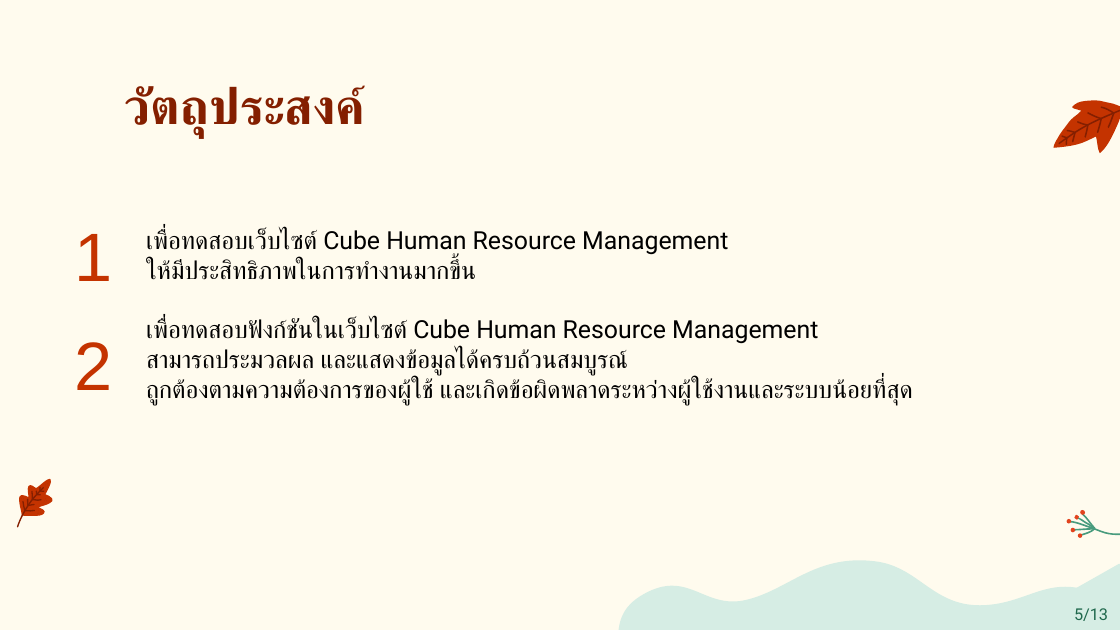
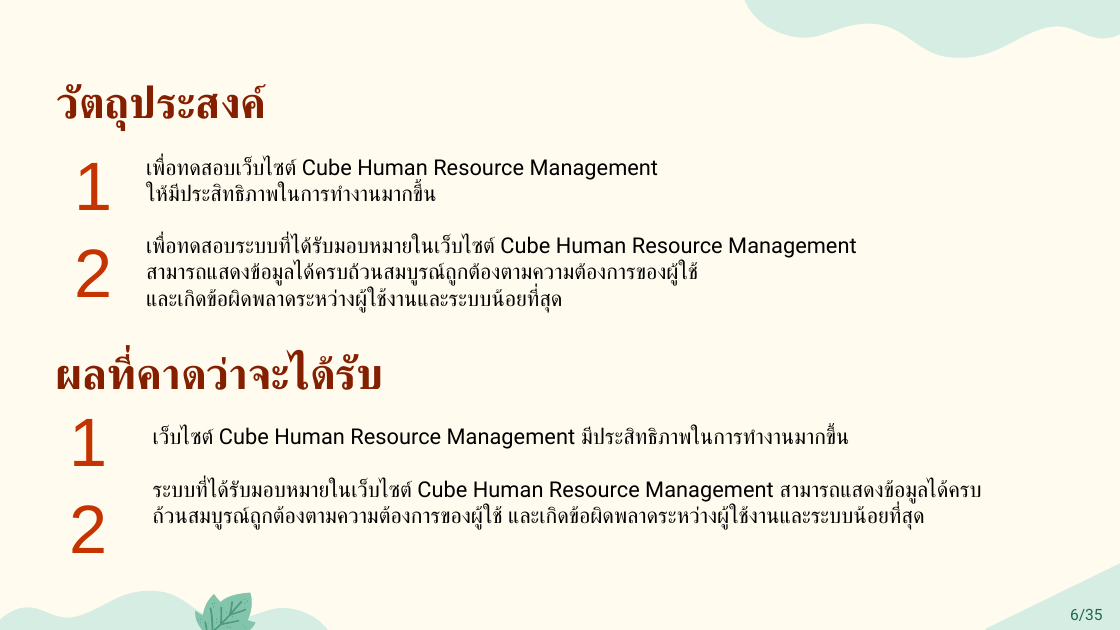
Before and after one commit to kh-nipaphorn/CubeSoftTech_WorkingSpace, a slide deck: slide 6 of Final Present/presentation_Nipaphorn_613020583-5 .pptx (slide 5 before the commit). Drawn at 1120x630 pixels with LibreOffice and Linux fonts; fonts in the diff are those of the drawing. Boxes give left, top, right and bottom in pixels: in the first picture for what was removed or moved away, otherwise in the second. Text is boxed around its words. In the diff, an @@ line names an element or a change of style, - is before the commit and + after.

```diff
--- a/Final Present/presentation_Nipaphorn_613020583-5 .pptx
+++ b/Final Present/presentation_Nipaphorn_613020583-5 .pptx
@@ freeform shape added at <box>743,0,1120,58</box>, fill #D6EDE4 @@
@@ title "วัตถุประสงค์": place and size @@
-title "วัตถุประสงค์" at <box>125,86,366,138</box>
+title "วัตถุประสงค์" at <box>56,85,267,131</box>
@@ title "วัตถุประสงค์" at <box>56,85,267,131</box>: size 32 to 28 pt @@
@@ text "1": place and size @@
-text "1" at <box>74,234,112,281</box>
+text "1" at <box>74,163,112,210</box>
@@ text "เพื่อทดสอบเว็บไซต์ Cube Human Resource Management": place and size @@
-text "เพื่อทดสอบเว็บไซต์ Cube Human Resource Management" at <box>146,230,913,405</box>
+text "เพื่อทดสอบเว็บไซต์ Cube Human Resource Management" at <box>146,158,857,312</box>
@@ group removed at <box>1053,101,1120,153</box>: 7 freeform shapes @@
@@ text at <box>146,158,659,202</box>: size 16 to 14 pt in "เพื่อทดสอบเว็บไซต์ Cube Human Resource Management", "ให้มีประสิทธิภาพในการทำงานมากขึ้น" @@
@@ text "2": place and size @@
-text "2" at <box>74,342,112,390</box>
+text "2" at <box>74,249,112,297</box>
@@ text at <box>146,236,857,312</box>: text changed; size 16 to 14 pt @@
-เพื่อทดสอบฟังก์ชันในเว็บไซต์ Cube Human Resource Management
-สามารถประมวลผล และแสดงข้อมูลได้ครบถ้วนสมบูรณ์
-ถูกต้องตามความต้องการของผู้ใช้ และเกิดข้อผิดพลาดระหว่างผู้ใช้งานและระบบน้อยที่สุด
+เพื่อทดสอบระบบที่ได้รับมอบหมายในเว็บไซต์ Cube Human Resource Management
+สามารถแสดงข้อมูลได้ครบถ้วนสมบูรณ์ถูกต้องตามความต้องการของผู้ใช้
+และเกิดข้อผิดพลาดระหว่างผู้ใช้งานและระบบน้อยที่สุด
@@ text added at <box>56,355,384,390</box>, 28 pt, text #841F00, bold @@
+ผลที่คาดว่าจะได้รับ
@@ text added at <box>70,419,108,466</box>, 44 pt, text #C43300 @@
+1
@@ text added at <box>153,427,982,530</box>, 14 pt, text #000000 @@
+เว็บไซต์ Cube Human Resource Management มีประสิทธิภาพในการทำงานมากขึ้น
+ระบบที่ได้รับมอบหมายในเว็บไซต์ Cube Human Resource Management สามารถแสดงข้อมูลได้ครบถ้วนสมบูรณ์ถูกต้องตามความต้องการของผู้ใช้ และเกิดข้อผิดพลาดระหว่างผู้ใช้งานและระบบน้อยที่สุด
@@ group removed at <box>17,479,54,528</box>: 22 freeform shapes @@
@@ text added at <box>70,505,108,553</box>, 44 pt, text #C43300 @@
+2
@@ group removed at <box>1066,510,1120,538</box>: 9 freeform shapes @@
@@ freeform shape removed at <box>618,560,1120,630</box> @@
@@ triangle added at <box>987,566,1120,630</box>, fill #D6EDE4, outline #D6EDE4 2 pt, 10 pt, text #1F684C @@
+6/35
@@ triangle removed at <box>1006,566,1120,630</box> @@
-5/13
@@ freeform shape added at <box>0,590,335,630</box>, fill #D6EDE4 @@
@@ freeform shape removed at <box>800,596,808,601</box> @@
@@ freeform shape removed at <box>805,585,813,590</box> @@
@@ freeform shape removed at <box>811,596,819,601</box> @@
@@ group added at <box>187,592,255,630</box>: 28 freeform shapes @@
```
Also in this commit, not shown: 5 other slides changed, 31 slides added, 7 slides removed, 19 other files.
